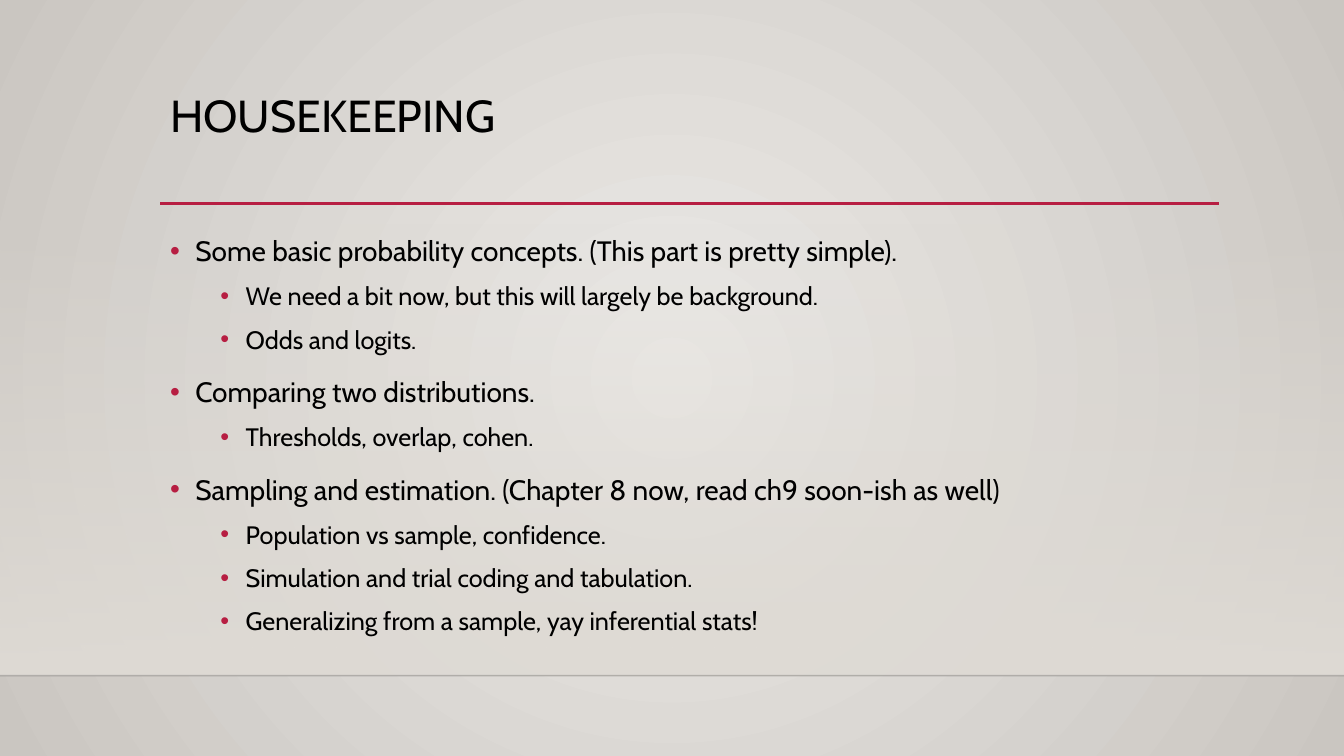
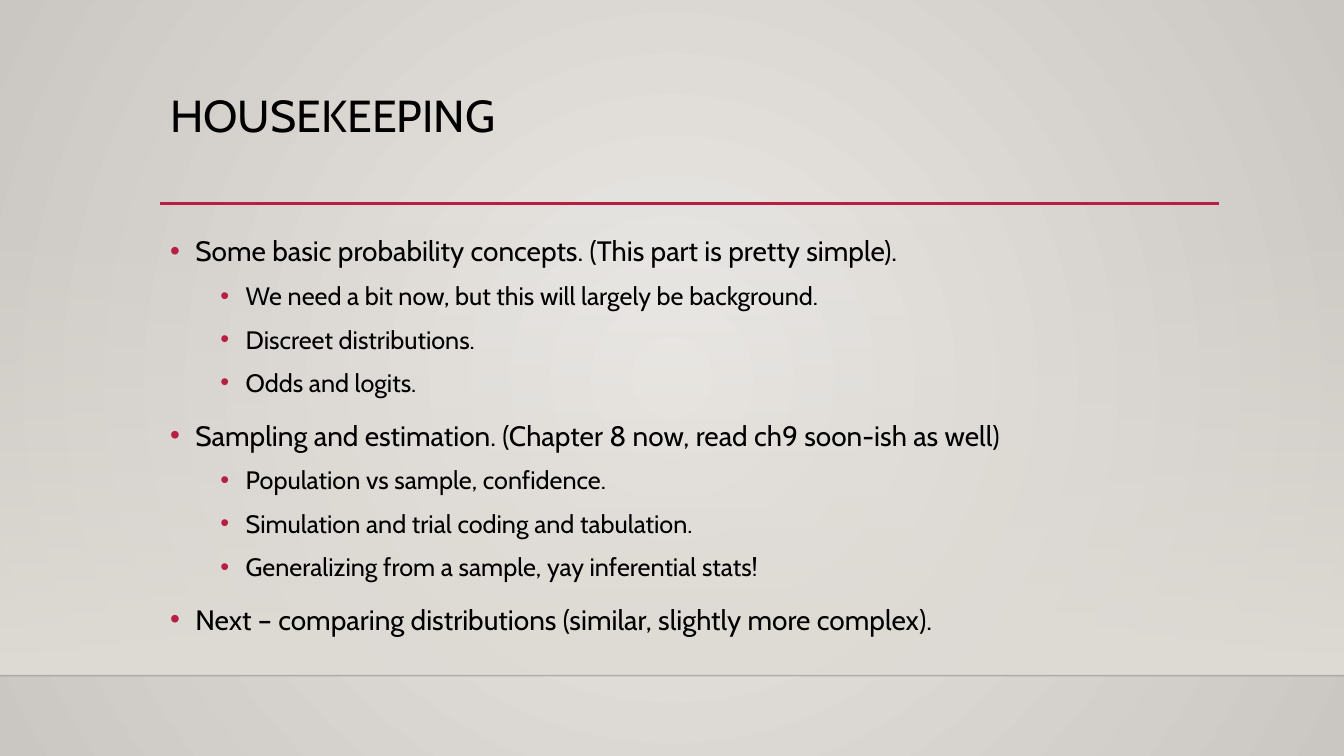
Before and after one commit to AkeemSemperDataScience/Basic_Stats_in_Python_Student_Repository, a slide deck: slide 1 of reference_material/slides/013_Probability_and_Bayes.pptx. Drawn at 1344x756 pixels with LibreOffice and Linux fonts; fonts in the diff are those of the drawing; background and template pictures are left out. Boxes give left, top, right and bottom in pixels: in the first picture for what was removed or moved away, otherwise in the second. Text is boxed around its words. In the diff, an @@ line names an element or a change of style, - is before the commit and + after.

```diff
--- a/reference_material/slides/013_Probability_and_Bayes.pptx
+++ b/reference_material/slides/013_Probability_and_Bayes.pptx
@@ text at (x1=246, y1=330, x2=475, y2=350): paragraph added @@
+  • Discreet distributions.
@@ text at (x1=195, y1=381, x2=535, y2=452): paragraphs removed @@
-• Comparing two distributions.
-  • Thresholds, overlap, cohen.
@@ text at (x1=195, y1=609, x2=932, y2=636): paragraph added @@
+• Next – comparing distributions (similar, slightly more complex).
```
Also in this commit, not shown: 2 slides added, 2 slides removed, 5 other files.
